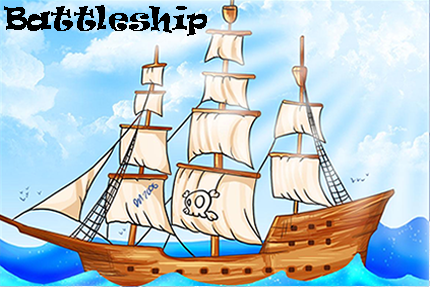
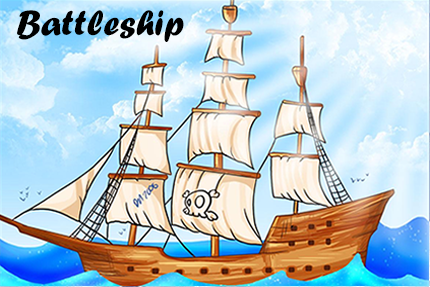
The second 430x287 image is a revision of the first. Changes to its layers:
painted on "Battleship" over [4,5,207,42]
